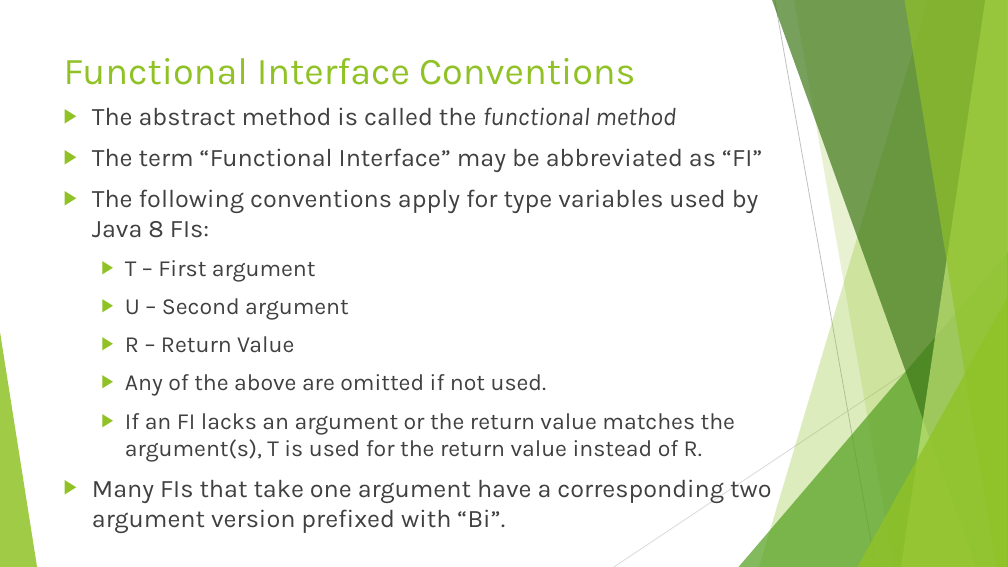
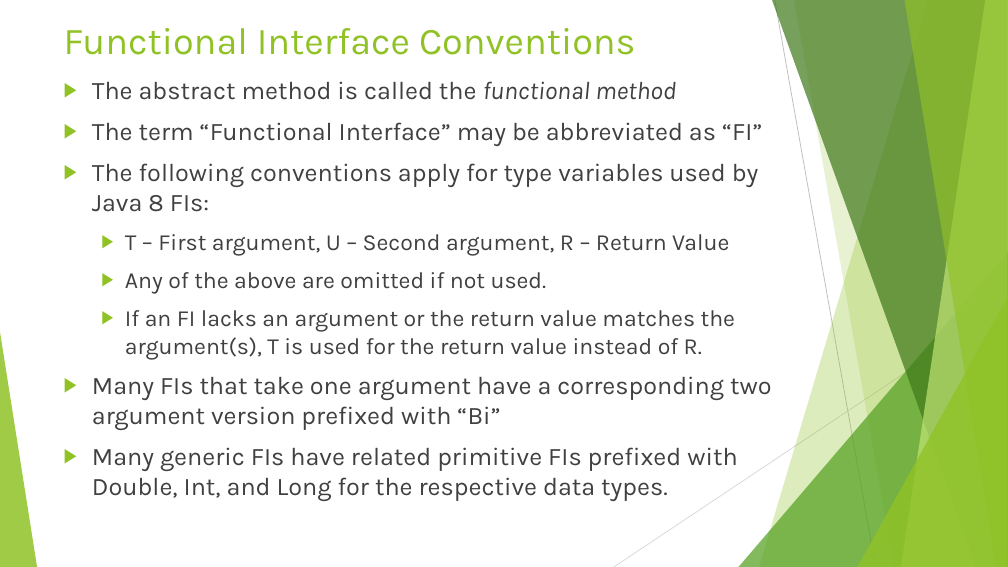
Before and after one commit to RichardRoda/2017-CodePaLOUsa-Lambda, a slide deck: slide 8 of Learning to Love the Lambda in the Stream.pptx. Drawn at 1008x567 pixels with LibreOffice and Linux fonts; fonts in the diff are those of the drawing. Boxes give left, top, right and bottom in pixels: in the first picture for what was removed or moved away, otherwise in the second. Text is boxed around its words. In the diff, an @@ line names an element or a change of style, - is before the commit and + after.

Commit message:
Correct error where Predicate<T> was used for an IntStream that would use IntPredicate.  Rearrange the slide about reductions to be with the other slides for terminal operations.

```diff
--- a/Learning to Love the Lambda in the Stream.pptx
+++ b/Learning to Love the Lambda in the Stream.pptx
@@ title "Functional Interface Conventions": place and size @@
-title "Functional Interface Conventions" at box(64, 58, 636, 85)
+title "Functional Interface Conventions" at box(64, 28, 636, 55)
@@ text "The abstract method is called ...": place and size @@
-text "The abstract method is called ..." at box(92, 107, 771, 533)
+text "The abstract method is called ..." at box(92, 81, 771, 501)
@@ text at box(125, 234, 729, 255): text changed @@
-  ▶ T – First argument
-  ▶ U – Second argument
-  ▶ R – Return Value
+  ▶ T – First argument, U – Second argument, R – Return Value
@@ text at box(92, 376, 771, 501): text changed @@
-▶ Many FIs that take one argument have a corresponding two argument version prefixed with “Bi”.
+▶ Many FIs that take one argument have a corresponding two argument version prefixed with “Bi”
+▶ Many generic FIs have related primitive FIs prefixed with Double, Int, and Long for the respective data types.
```
Also in this commit, not shown: 11 other slides changed, 1 other file.
